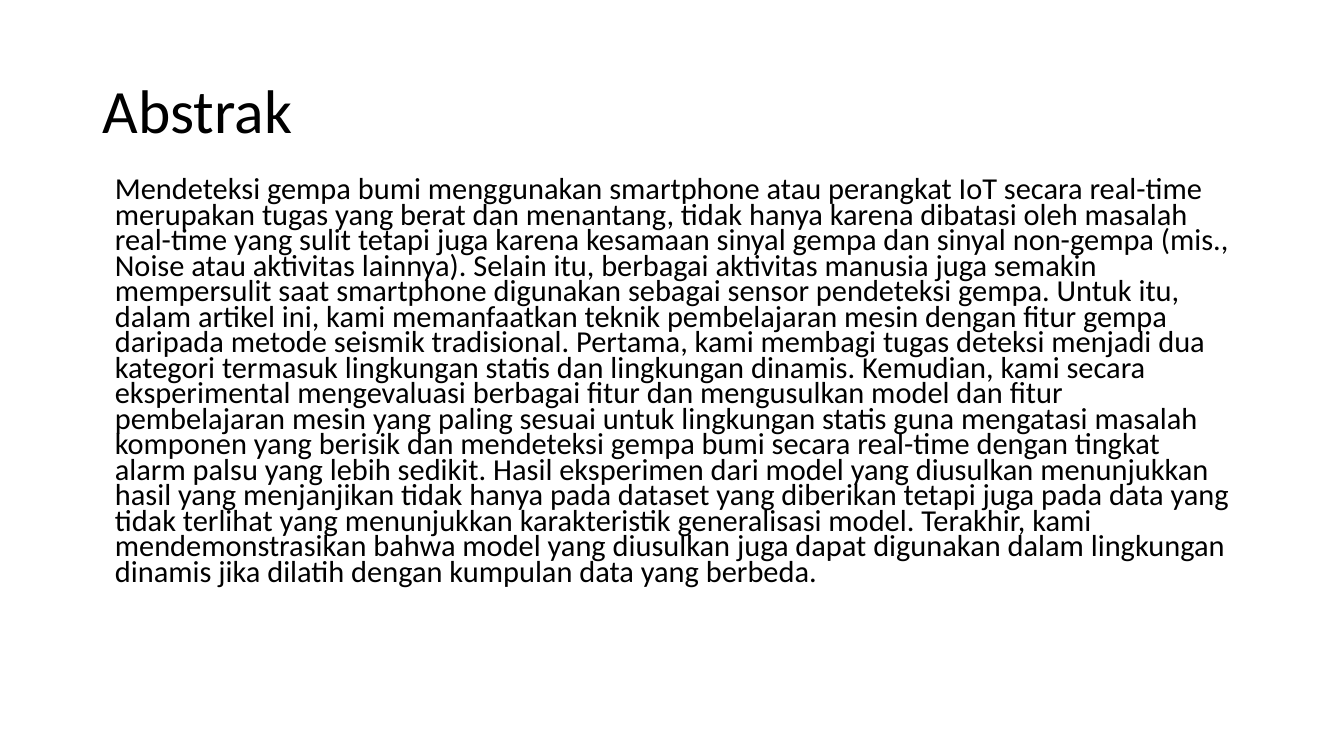
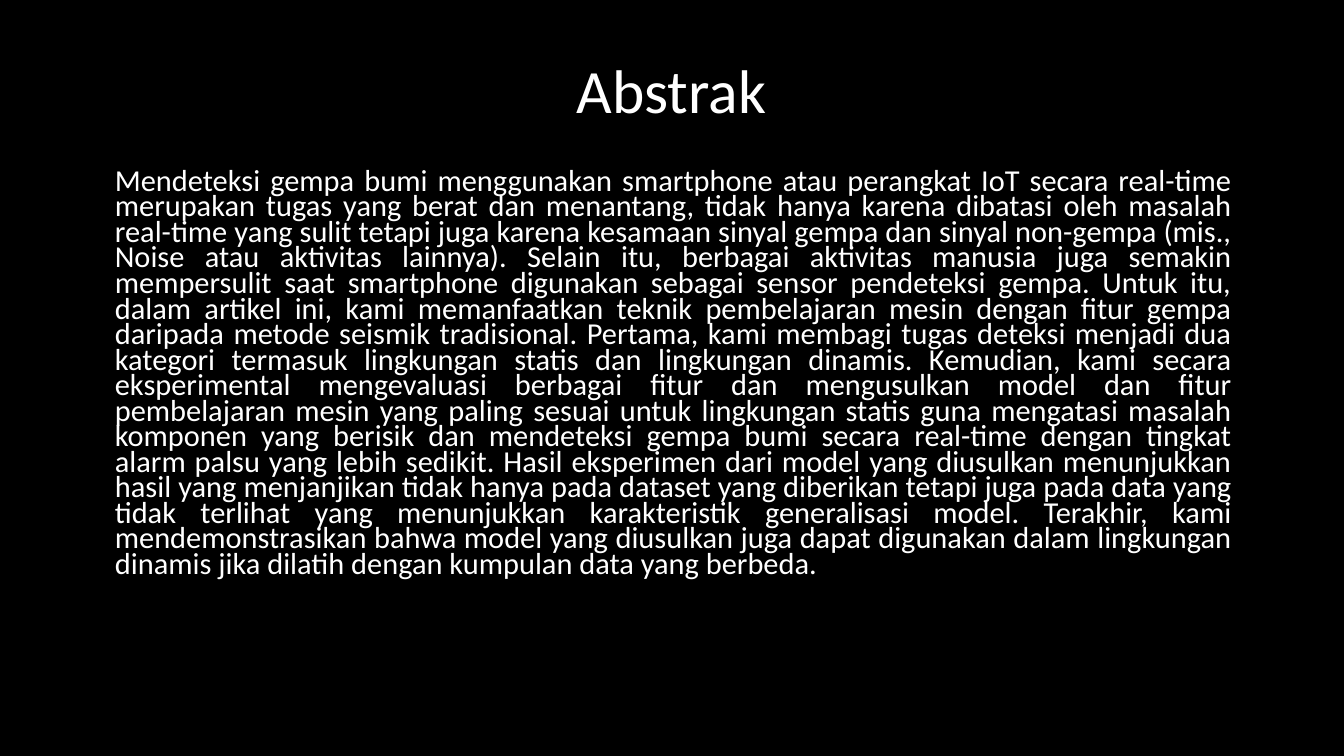
Before and after one commit to juvina03/SBP, a slide deck: slide 2 of PPT_Presentasi_SBP.pptx. Drawn at 1344x756 pixels with LibreOffice and Linux fonts; fonts in the diff are those of the drawing. Boxes give left, top, right and bottom in pixels: in the first picture for what was removed or moved away, otherwise in the second. Text is boxed around its words. In the diff, an @@ line names an element or a change of style, - is before the commit and + after.

```diff
--- a/PPT_Presentasi_SBP.pptx
+++ b/PPT_Presentasi_SBP.pptx
@@ background #FFFFFF to #000000 @@
@@ title "Abstrak": place and size @@
-title "Abstrak" at [102, 90, 292, 134]
+title "Abstrak" at [577, 70, 767, 114]
@@ title "Abstrak" at [577, 70, 767, 114]: text colour #000000 to #FFFFFF; alignment left to centre @@
@@ text "Mendeteksi gempa bumi menggunakan smartphone ...": place and size @@
-text "Mendeteksi gempa bumi menggunakan smartphone ..." at [115, 178, 1229, 588]
+text "Mendeteksi gempa bumi menggunakan smartphone ..." at [115, 170, 1232, 580]
@@ text "Mendeteksi gempa bumi menggunakan smartphone ..." at [115, 170, 1232, 580]: text colour #000000 to #FFFFFF; alignment left to justified @@
```
Also in this commit, not shown: 8 other slides changed, 7 slides added, 13 slides removed.
